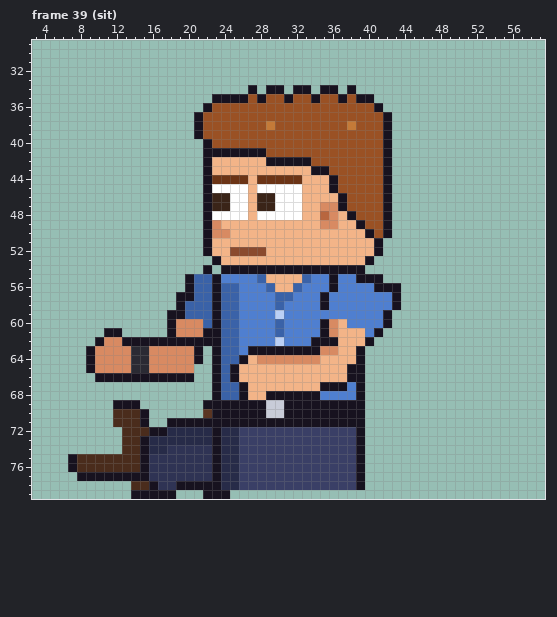
A pixel-art file gets an edit: sprites/custom/custom_intern_curly_left_anim.aseprite. The first picture shows the starting point.
64x80 pixels, 129 frames. Shown: frame 39 (sit): x 3..59, y 29..79. The commit also changed other frames, which this record leaves out.
After the commit:
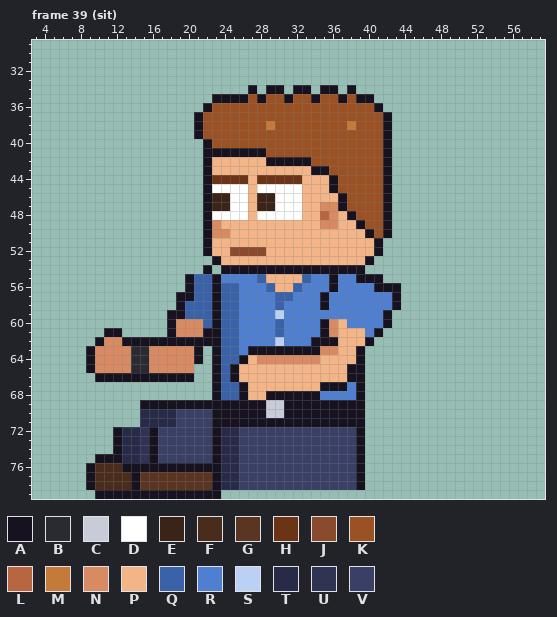
Palette (. is transparent): A #17121f  B #2a2a33  C #c8ccd8  D #ffffff  E #3a2418  F #4a2c1c  G #5a3522  H #6b3416  J #8a4a2e  K #9a5124  L #b8663f  M #c47a38  N #d88a62  P #f3b488  Q #3a62a8  R #4f7fd0  S #bbd0f5  T #272b48  U #2f3354  V #3a3f66
Change:
Frame 39 (sit), layers "Pants", "Shoes":
y 69: x 12..21 AAA....... -> ...AAAAAAA
y 70: x 12..22 FFFA......G -> ...TTTTVVVV
y 71: x 12..22 FFFA..AAAAA -> ...TTTTVVVV
y 72: x 12..15 .FFF -> ATTU; x 17..22 ATTTTT -> VVVVVV
y 73: x 12..22 .FFATTTTTTT -> ATTUAVVVVVV
y 74: x 12..22 .FFATTUUUUU -> ATTUAVVVVVV
y 75: x 7..22 AFFFFFFFAUUUUUUU -> ...AAATTUAVVVVVV
y 76: x 7..9 AFF -> ..A; x 13..14 FF -> AA; x 16..22 UUUUUUU -> AAAAAAA
y 77: x 8 A -> .; x 10..13 AAAA -> FFFF; x 15..22 AUUUUUUU -> GGGGGGGG
y 78: x 9..22 .....FFAUUAAAA -> AFFFFAGGGGGGGG
y 79: x 10..13 .... -> AAAA; x 19..21 ... -> AAA; x 24 A -> .
